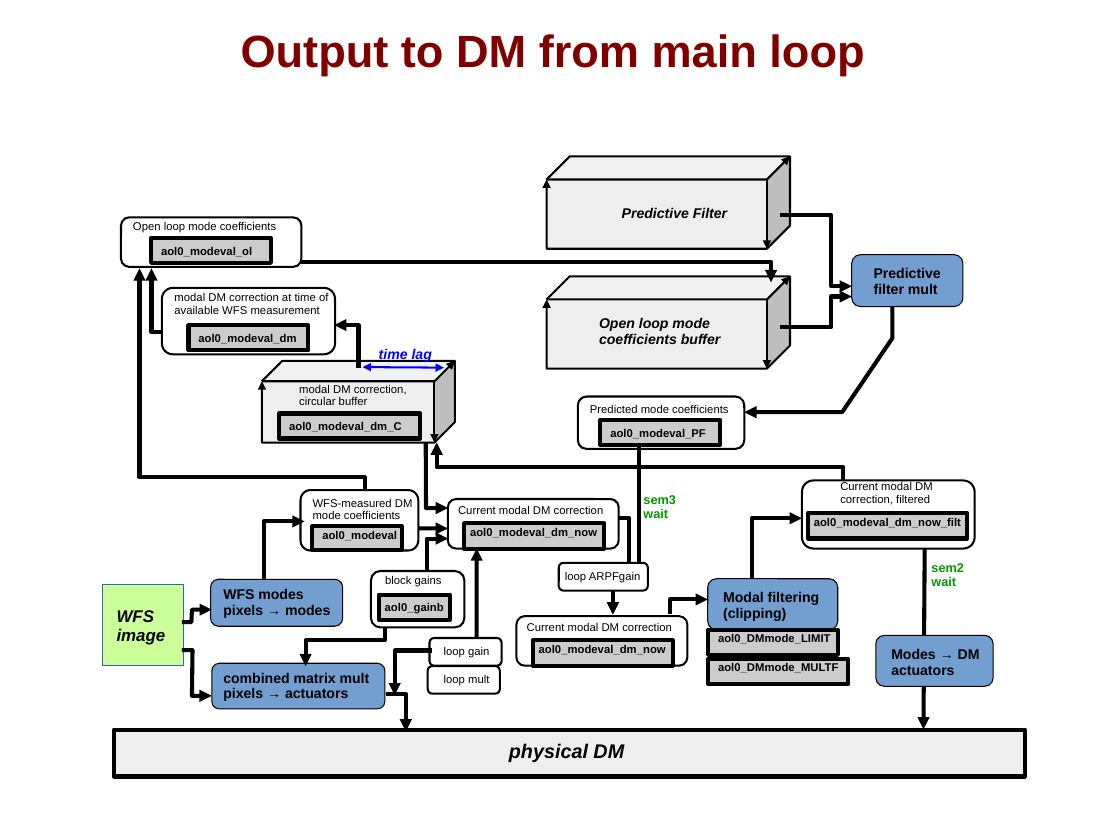
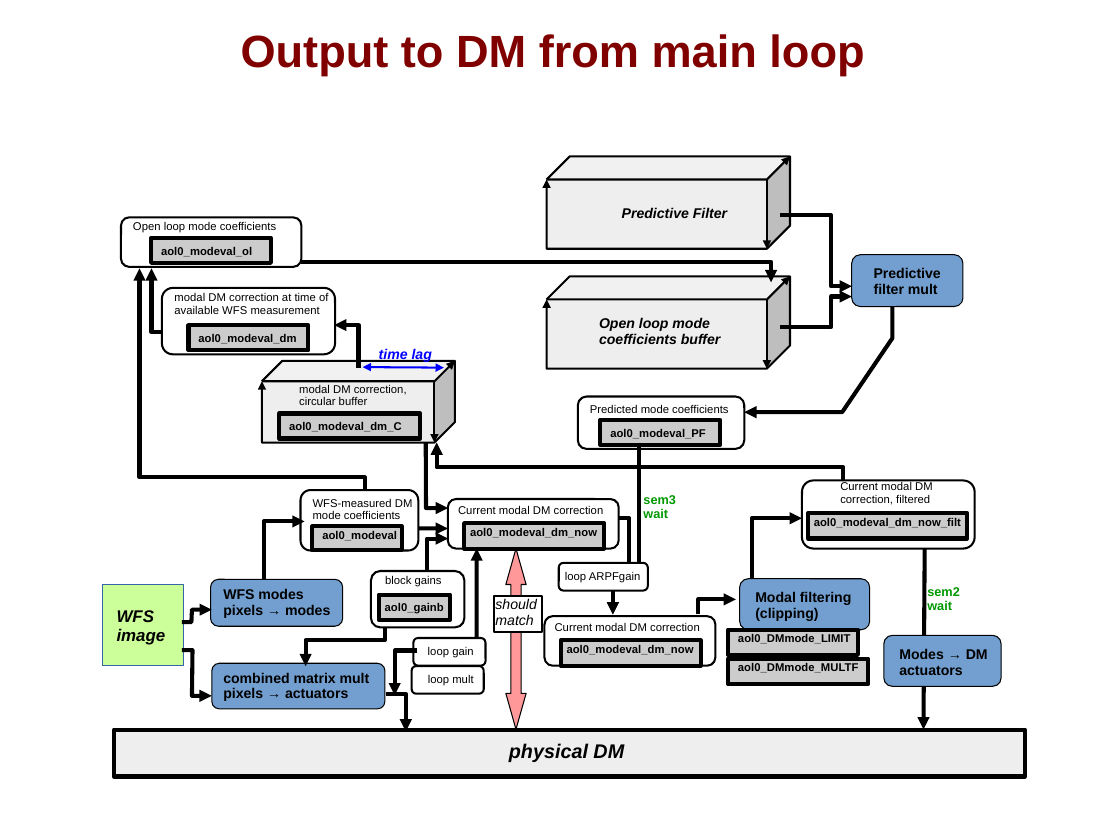
Before and after one commit to oguyon/Cfits, a slide deck: slide 6 of src/AOloopControl/doc/AOloopControl_figs.ppt. Drawn at 1120x840 pixels with LibreOffice and Linux fonts; fonts in the diff are those of the drawing. Boxes give left, top, right and bottom in pixels: in the first picture for what was removed or moved away, otherwise in the second. Text is boxed around its words. In the diff, an @@ line names an element or a change of style, - is before the commit and + after.

```diff
--- a/src/AOloopControl/doc/AOloopControl_figs.ppt
+++ b/src/AOloopControl/doc/AOloopControl_figs.ppt
@@ up down arrow added at (506,549,526,730), fill #FF9999, outline #000000 0.74 pt @@
@@ rounded rectangle added at (494,596,543,632), fill #FFFFFF, outline #000000 1.45 pt @@
@@ text added at (495,598,536,625), 10 pt, text #000000, italic @@
+should match
@@ 2 texts, 2 rounded rectangles, 1 rectangle: place and size @@
-2 texts, 2 rounded rectangles, 1 rectangle at (516,579,838,666)
+2 texts, 2 rounded rectangles, 1 rectangle at (545,579,870,666)
@@ text "Modal filtering (clipping)": place and size @@
-text "Modal filtering (clipping)" at (723,591,820,621)
+text "Modal filtering (clipping)" at (755,591,852,621)
@@ text "sem2 wait": place and size @@
-text "sem2 wait" at (931,563,963,586)
+text "sem2 wait" at (927,587,959,610)
@@ freeform shape: place and size @@
-freeform shape at (671,600,708,615)
+freeform shape at (698,600,736,615)
@@ freeform shape: place and size @@
-freeform shape at (395,650,432,695)
+freeform shape at (395,650,418,695)
@@ 2 texts, 2 rounded rectangles: place and size @@
-2 texts, 2 rounded rectangles at (428,638,502,694)
+2 texts, 2 rounded rectangles at (412,638,486,694)
@@ 2 texts, 2 rectangles: place and size @@
-2 texts, 2 rectangles at (708,630,849,684)
+2 texts, 2 rectangles at (729,630,869,684)
@@ rounded rectangle: place and size @@
-rounded rectangle at (876,635,993,686)
+rounded rectangle at (884,635,1001,686)
@@ text "Modes → DM actuators": place and size @@
-text "Modes → DM actuators" at (891,648,980,675)
+text "Modes → DM actuators" at (899,648,988,675)
```
Also in this commit, not shown: 2 other files.
